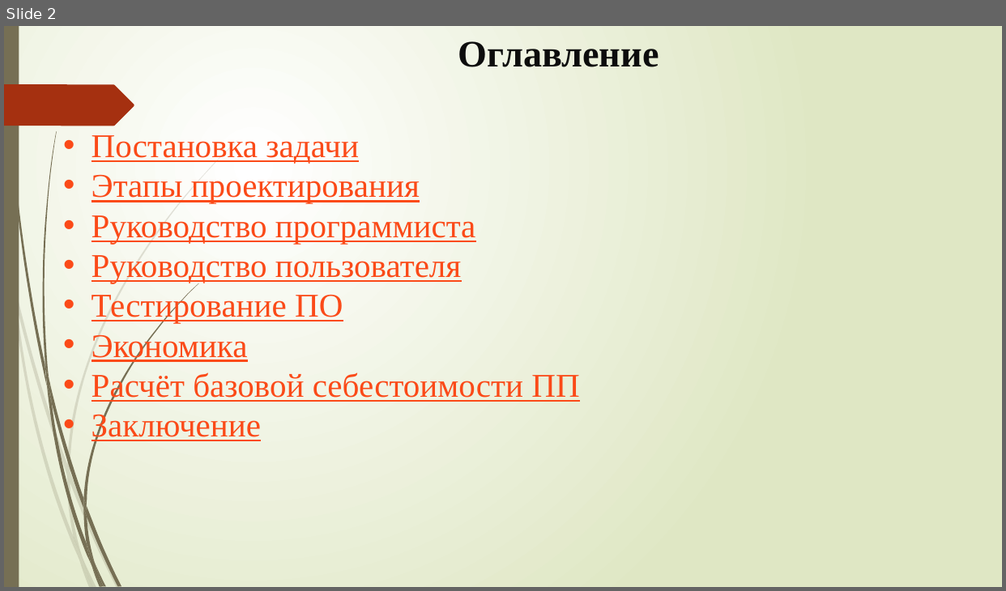
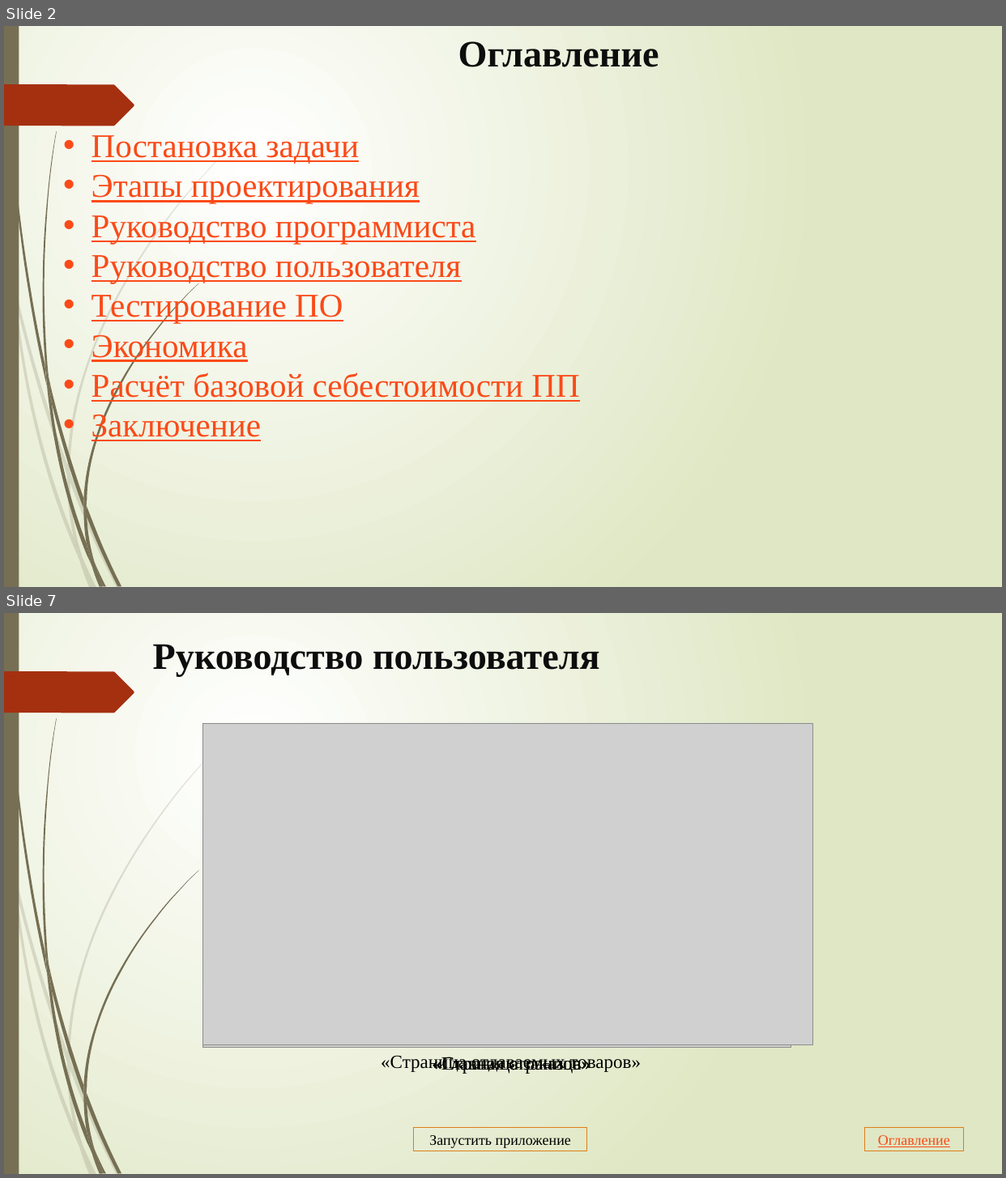
Before and after one commit to Renc345/123122, a slide deck: Стародубцев - Презентация.pptx. Shown one above the other, each under a label of ours: slide 2 before the commit, slides 2 and 7 after it; the slides between them are not shown. The pictures are 1006x591 and 1006x1178 pixels, drawn with LibreOffice and Linux fonts; fonts in the diff are those of the drawing; grey boxes stand for pictures. Boxes give left, top, right and bottom in pixels: in the first picture for what was removed or moved away, otherwise in the second. Text is boxed around its words. In the diff, an @@ line names an element or a change of style, - is before the commit and + after.

```diff
--- a/Стародубцев - Презентация.pptx
+++ b/Стародубцев - Презентация.pptx
@@ slide 7 added at (4,613,1002,1174), background gradient #FFFFFF to #DFE8C4; not listed: 24 template elements that a slide beside it also shows @@
@@ title added at (153,644,600,676), 36 pt, text #0D0D0D, bold @@
+Руководство пользователя
@@ picture added at (202,723,813,1045) @@
@@ picture added at (202,743,791,1046) @@
@@ picture added at (202,745,791,1048) @@
@@ text added at (381,1055,641,1073), 18 pt, text #000000 @@
+«Страница отдаваемых товаров»
@@ text added at (432,1057,518,1074), 18 pt, text #000000 @@
+«Главная страница»
@@ text added at (509,1059,590,1074), 18 pt, text #000000 @@
+«Страница заказов»
@@ rectangle added at (414,1128,586,1152), outline #DE7E18 0.75 pt, 14 pt, text #000000 @@
+Запустить приложение
@@ rectangle added at (865,1128,964,1152), outline #DE7E18 0.75 pt, 14 pt, text #FB4A18, underline @@
+Оглавление
```
Also in this commit, not shown: 8 slides changed, 2 other slides added, 1 slide removed.
